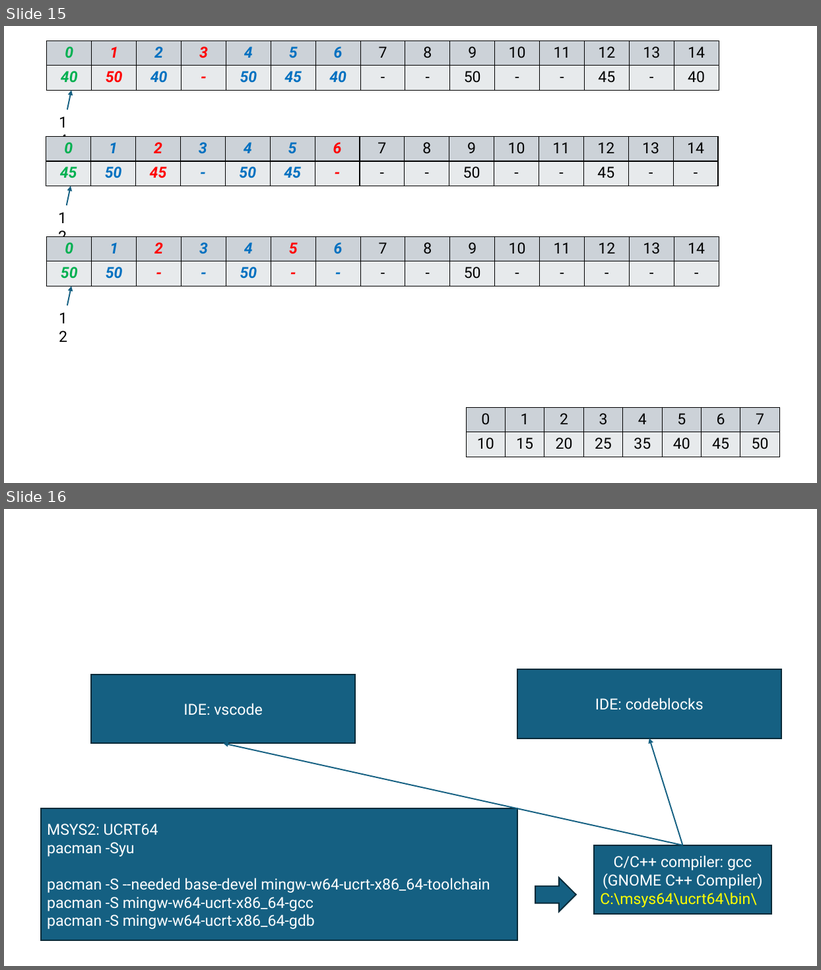
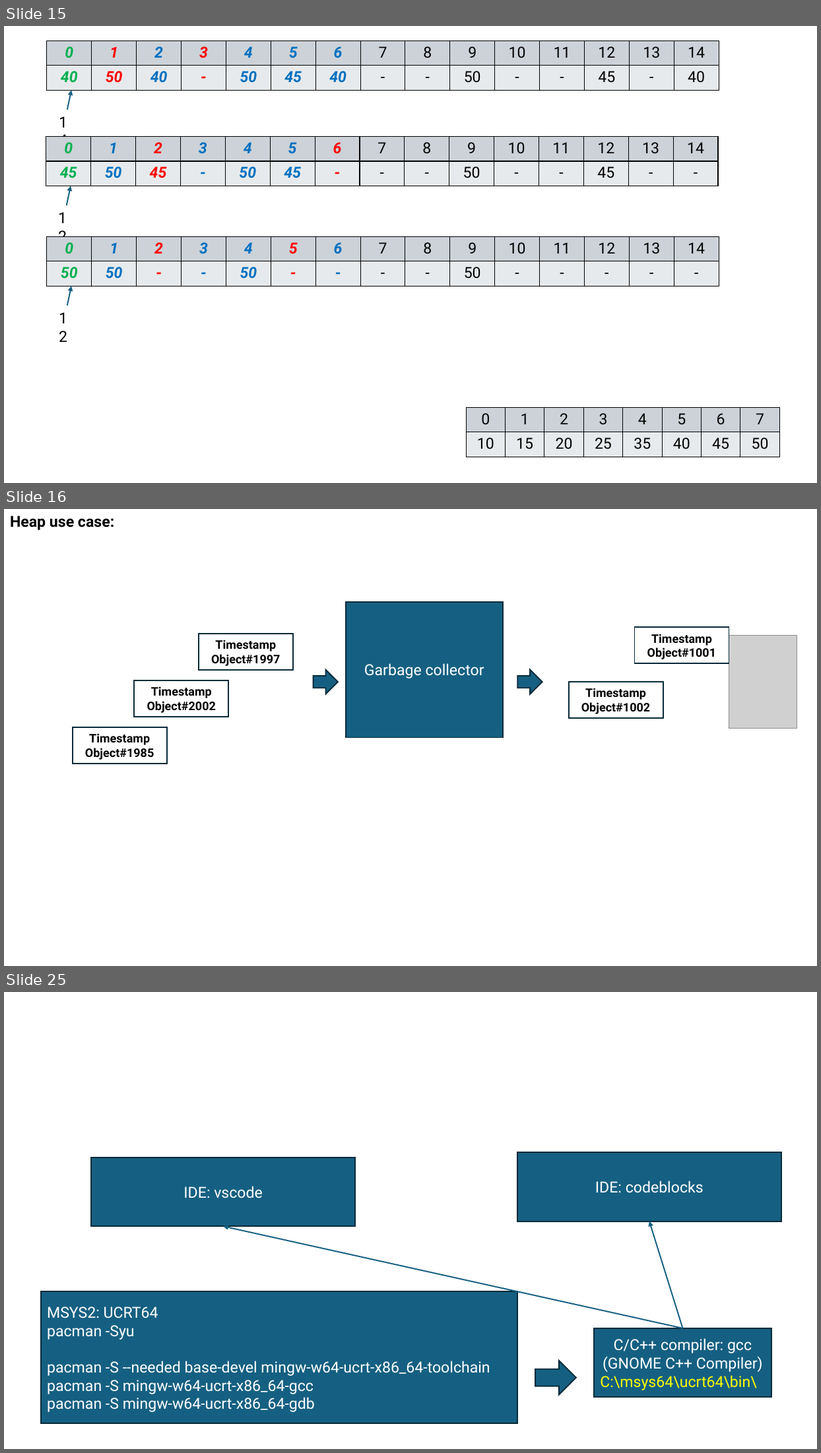
Before and after one commit to mo-mosverkstad/my_data_structure, a slide deck: ppt/dataStructure.pptx. Shown one above the other, each under a label of ours: slides 15 and 16 before the commit, slides 15, 16 and 25 after it; the slides between them are not shown. The pictures are 821x970 and 821x1453 pixels, drawn with LibreOffice and Linux fonts; fonts in the diff are those of the drawing; grey boxes stand for pictures. Boxes give left, top, right and bottom in pixels: in the first picture for what was removed or moved away, otherwise in the second. Text is boxed around its words. In the diff, an @@ line names an element or a change of style, - is before the commit and + after.

Commit message:
Add heap in the slides
Add heap in the slides

```diff
--- a/ppt/dataStructure.pptx
+++ b/ppt/dataStructure.pptx
@@ slide 16 added at (4, 509, 817, 966), background #FFFFFF @@
@@ text added at (10, 516, 114, 530), 18 pt, text #000000, bold @@
+Heap use case:
@@ rectangle added at (346, 601, 503, 738), fill #156082, outline #092A39 1.5 pt, 18 pt, text #FFFFFF @@
+Garbage collector
@@ rectangle added at (635, 627, 729, 664), outline #092A39 1.5 pt, 14 pt, text #000000, bold @@
+Timestamp
+Object#1001
@@ rectangle added at (199, 634, 293, 670), outline #092A39 1.5 pt, 14 pt, text #000000, bold @@
+Timestamp
+Object#1997
@@ picture added at (729, 635, 797, 728) @@
@@ rectangle added at (135, 681, 229, 717), outline #092A39 1.5 pt, 14 pt, text #000000, bold @@
+Timestamp
+Object#2002
@@ right arrow added at (314, 670, 338, 694), fill #156082, outline #092A39 1.5 pt @@
@@ right arrow added at (517, 670, 542, 694), fill #156082, outline #092A39 1.5 pt @@
@@ rectangle added at (569, 682, 663, 719), outline #092A39 1.5 pt, 14 pt, text #000000, bold @@
+Timestamp
+Object#1002
@@ rectangle added at (73, 727, 167, 764), outline #092A39 1.5 pt, 14 pt, text #000000, bold @@
+Timestamp
+Object#1985
@@ what was slide 16 is now slide 25 @@
```
Also in this commit, not shown: 1 slide changed, 8 other slides added.
